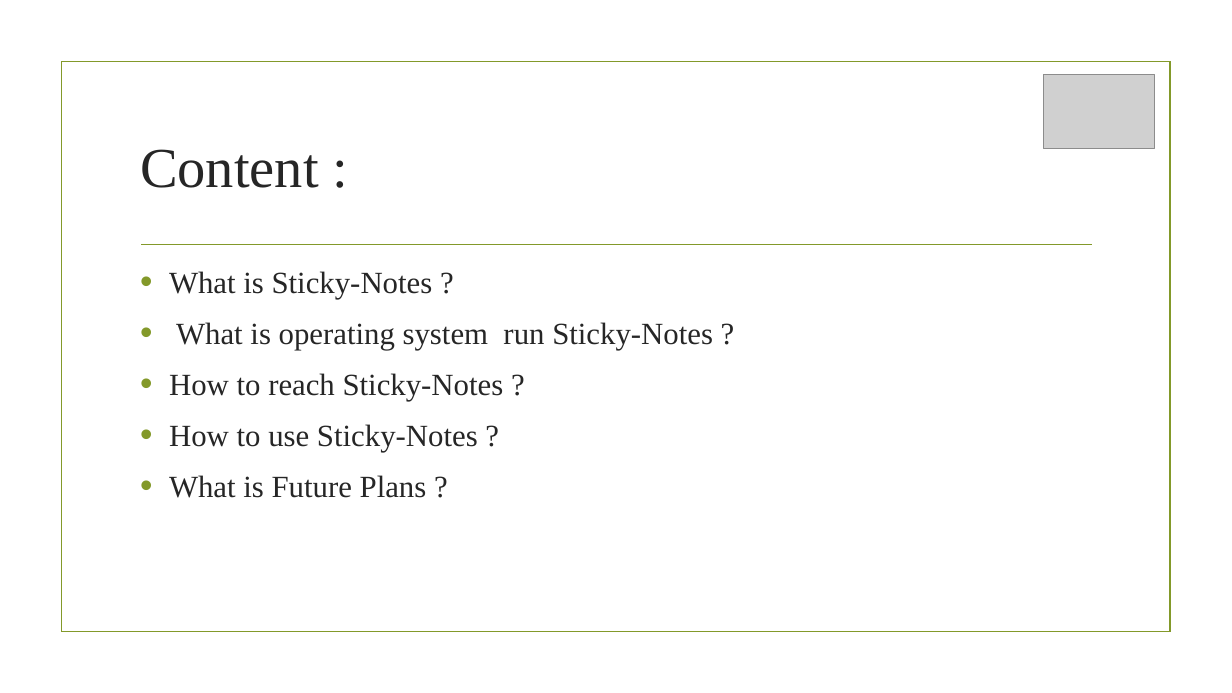
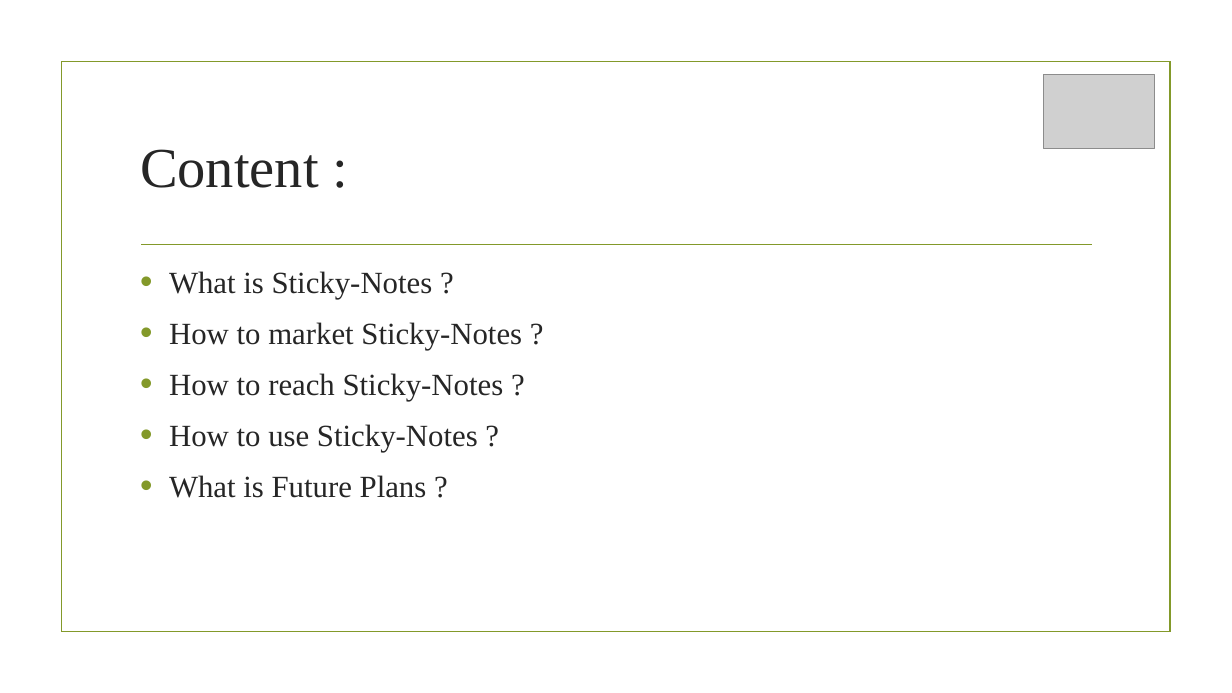
Before and after one commit to ibrahim123abusamrah/show, a slide deck: slide 2 of Sticky-Notes.pptx. Drawn at 1232x693 pixels with LibreOffice and Linux fonts; fonts in the diff are those of the drawing; grey boxes stand for pictures; background and template pictures are left out. Boxes give left, top, right and bottom in pixels: in the first picture for what was removed or moved away, otherwise in the second. Text is boxed around its words. In the diff, an @@ line names an element or a change of style, - is before the commit and + after.

```diff
--- a/Sticky-Notes.pptx
+++ b/Sticky-Notes.pptx
@@ text at (169,322,522,350): text changed @@
-• What is operating system run Sticky-Notes ?
+• How to market Sticky-Notes ?
```
Also in this commit, not shown: 3 other slides changed, 1 slide added, 2 other files.
